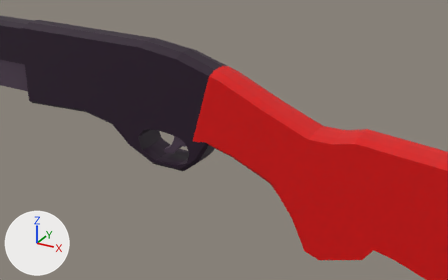
One commit to the Blender file Assets/Blender/weapons/shotgun/shotgun_nooutline.blend: the scene before it, then after it.
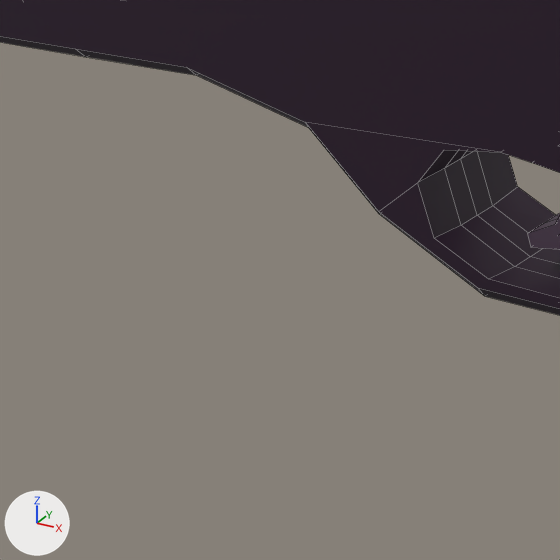
Old and new are each drawn from a camera (50 mm lens) standing at (1.595, -1.86, 1.178) and looking at (0.626, -0.098, 0.297) and again close up on the part from 9% to 38% of the width and 34% to 81% of the height. The lights are fixed; the arrows at lower left show +X, +Y and +Z. The close-ups show mesh edges as thin lines.

In view in the first close-up: 'Shotgun', 'Trigger'.
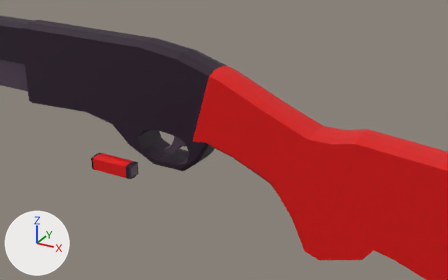
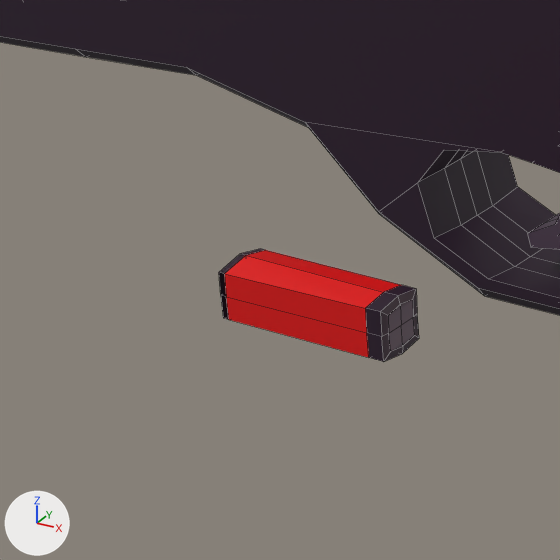
What differs and where, as boxes [x1, y1, x2, y2] in the close-ups (560 x 560 px):
'BulletBody', shown: after [225, 250, 419, 362]
'BulletHead', shown (black): after [219, 249, 264, 320]

Edits to the bpy script that builds the scene:
```text
Change me_cube_010:
    where me_cube_010.from_pydata(...)  # 14 vertices, 8 faces; spans x -0.039..0.121, y -0.027..0.0, z 0.0..0.027
    remove me_cube_010.materials.append(mat_outline)  # black #000000
Change me_cube_002:
    where me_cube_002.from_pydata(...)  # 8 vertices, 4 faces; spans x -0.0451..-0.0376, y -0.0268..0.0, z 0.0..0.0274
    remove me_cube_002.materials.append(mat_outline)  # black #000000
Change ob_bulletbody:
    remove _m = ob_bulletbody.modifiers.new('Solidify', 'SOLIDIFY')
    remove _m.thickness = -0.01
    remove _m.material_offset = 1
    remove _m.use_rim = False
    remove _m.use_flip_normals = True
    remove ob_bulletbody.hide_set(True)  # its collection is switched off
Change ob_bullethead:
    remove _m = ob_bullethead.modifiers.new('Solidify', 'SOLIDIFY')
    remove _m.thickness = -0.01
    remove _m.material_offset = 1
    remove _m.use_rim = False
    remove _m.use_flip_normals = True
    remove ob_bullethead.hide_set(True)  # its collection is switched off
```
